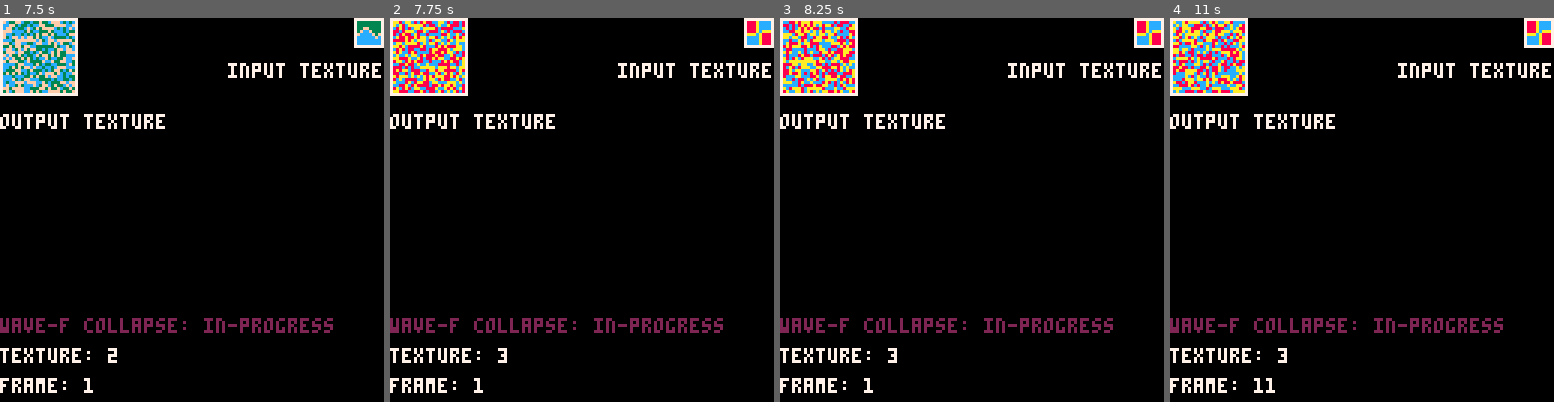
Above: before the commit, frames 1-4 (left to right).
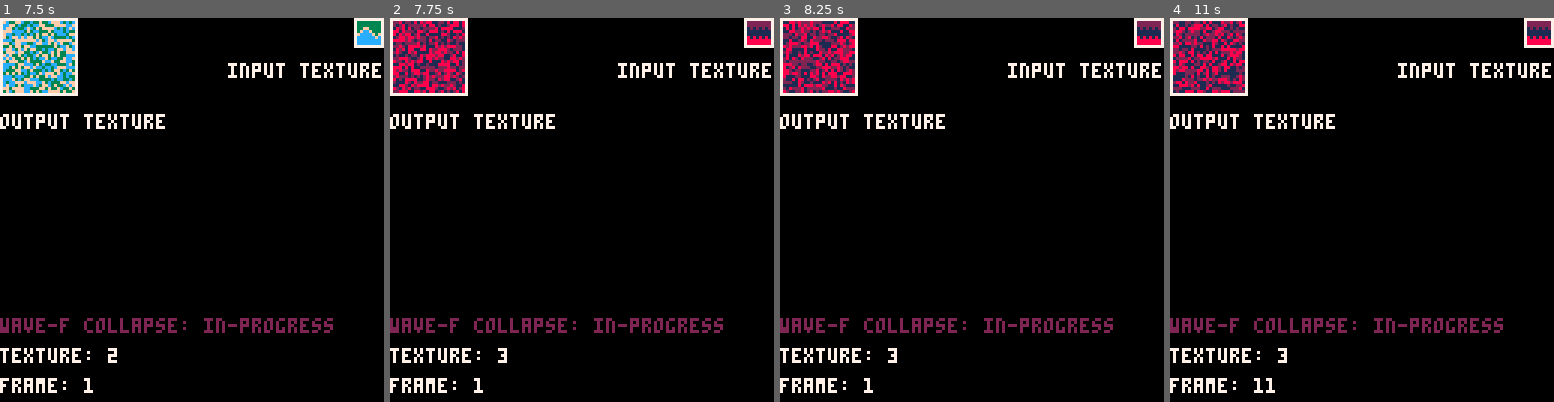
Above: after the commit, the same moments.

Repository: Lambdanaut/wavefunction-collapse-pico8
Game: PICO-8 cartridge wave-f.p8
Same seed, same stepped clock (60 frames per second), same inputs: the game is played once before the commit and once after it.
Inputs:
- Up to frame 1 (7.5 s): tap O (Z key) at 0.7, 1.7, 2.1, 2.5, 2.9, 3.3, 3.7, 4.1, 4.5, 4.9, 5.3, 5.7, 6.1, 6.5, 6.9, 7.3 s; hold Right 1.6-2.1 s; hold Right 2.47-3.03 s; hold Left 3.08-3.58 s; hold Right 4.02-4.68 s; hold Left 5.08-5.68 s; hold Right 6.08-6.58 s; hold Right 6.63-7.13 s
- Up to frame 2 (7.75 s): hold Right from 7.5 s (still down); tap O (Z key) at 7.7 s
- Up to frame 3 (8.25 s): release Right at 8.07 s; tap O (Z key) at 8.1 s; hold Left from 8.12 s (still down)
- Up to frame 4 (11 s): tap O (Z key) every 0.4 s from 8.5 to 10.9 s; release Left at 8.62 s; hold Right 9.05-9.72 s; hold Left 10.12-10.72 s

Frame 1 is identical in both runs. In frame 2, 2.6% of the frame differs, in the area x 0-100%, y 0-20%; in frame 3, 2.7%; in frame 4, 2.8%.

Commit message:
Splore version

Diff:
--- a/wave-f.p8
+++ b/wave-f.p8
@@ -119,7 +119,7 @@
 
   m.min_entropy_point = function(self)
     -- Returns the point of the location whose wavefunction has the lowest entropy
-    local min_entropy
+    local min_entropy = 32767
     local min_entropy_p
 
     for y = 1, OUTPUT_SHAPE[4] do
@@ -129,7 +129,7 @@
 
           -- Add some noise to mix things up a little
           local entropy_plus_noise = entropy - (rnd() / 1000)
-          if not min_entropy or entropy_plus_noise < min_entropy then
+          if entropy_plus_noise < min_entropy then
             min_entropy = entropy_plus_noise
             min_entropy_p = {x, y}
           end
Not shown, changed: 137 lines of the sprite sheet (__gfx__) section of wave-f.p8
Not shown, changed: the thumbnail (__label__) section of wave-f.p8
